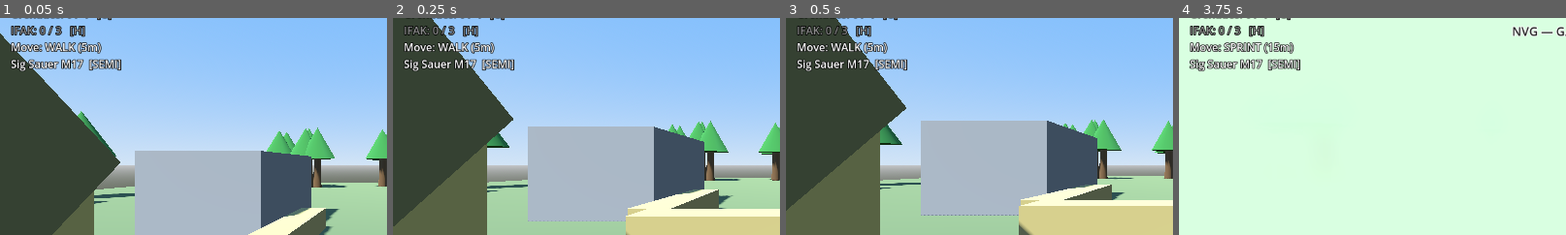
Above: before the commit, frames 1-4 (left to right).
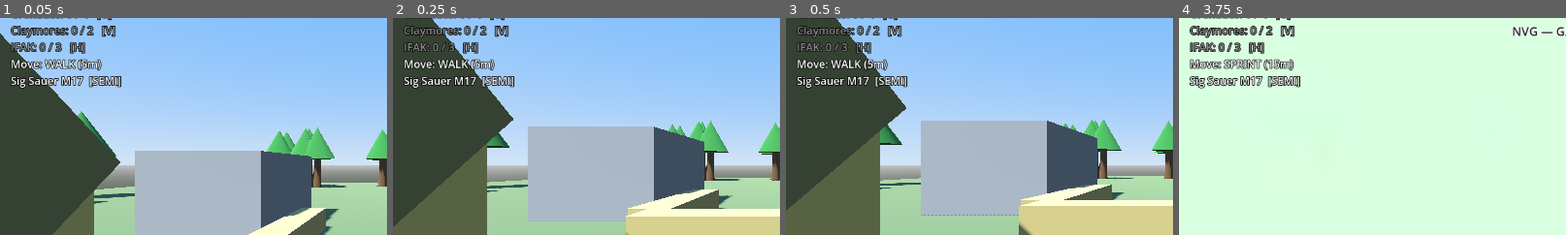
Above: after the commit, the same moments.

Repository: aepibailey/Zombie-Game
Game: Godot game, scene res://scenes/Main.tscn
Same seed, same stepped clock (60 frames per second), same inputs: the game is played once before the commit and once after it.
Inputs (mouse positions are % of the whole screen's width and height, from its top left):
- Up to frame 1 (0.05 s): no input
- Up to frame 2 (0.25 s): no input
- Up to frame 3 (0.5 s): no input
- Up to frame 4 (3.75 s): tap Enter at 0.5 s; move the mouse to (55, 50) at 0.52 s; hold W from 0.53 s (still down); tap G (equip_grenade) at 0.6 s; click (55, 50) at 0.67 s; tap Space at 0.77, 1.52, 3.02, 3.5 s; move the mouse to (45, 50) at 1.27 s; tap E (interact) at 1.35 s; move the mouse to (52, 48) at 2.02 s; tap N (nvg_toggle) at 2.1 s; move the mouse to (49, 52) at 2.77 s; tap Y at 2.85 s; click (49, 52) at 2.92 s; move the mouse to (57, 51) at 3.52 s; hold Shift from 3.53 s (still down)
The pictures show only the part of the screen within x 0-50%, y 16-66%; the shares and areas given below are measured in that part.

The runs differ from the first frame. In frame 1, 3.9% of the frame differs, in the area x 2-32%, y 3-33%; in frame 2, 3.5%; in frame 3, 3.4%; in frame 4, 4.0%.

Commit message:
Claymore gate 2: store item, inventory, HUD count
Purely additive — 71 insertions, 0 deletions. No existing line was
modified, so grenades, the resupply drop and every other store tab are
untouched by construction.

- StoreCatalog: "claymore" in EQUIPMENT, CLAYMORE_COST 15, day_only,
  repeatable. Sits beside the grenade as a separate line item.
- Player: claymores count, claymore_max_carry (2, exported),
  starting_claymores (0, exported for playtesting), claymore_changed,
  grant_claymores()/claymores_full().
- Player.apply_store_purchase() gains a "claymore" branch inside the
  existing "equipment" arm; store_item_blocked() gains the cap line.
  owns_store_item() needed nothing — its `_` default already returns
  false, which is right for a repeatable. This is exactly the two-edit
  cost the step-3 audit predicted for a new equipment kind.
- HUD: "Claymores: N / 2  [V]" under the grenade line, same treatment.

grant_claymores() is deliberately NOT merged with grant_grenades() into a
generic grant_equipment(kind, n). They are independent inventories with
independent caps; a shared function would take the counter and the max as
arguments anyway, so the only thing sharing buys is an indirection between
a purchase and the field it changes.

Keybind: V (physical 86). Verified unbound — C is crouch, and the full
keycode sweep shows V, X and F free. The input-map action lands with the
equip handler in gate 3.

Co-Authored-By: Claude Opus 5 <noreply@anthropic.com>
Claude-Session: https://claude.ai/code/session_01GYUJQnPzi923Fa9UGz9bkd

Diff:
--- a/scripts/HUD.gd
+++ b/scripts/HUD.gd
@@ -15,6 +15,7 @@
 var _health_label: Label
 var _ammo_label: Label
 var _grenade_label: Label
+var _claymore_label: Label
 var _state_label: Label
 var _supp_label: Label
 var _msg_label: Label
@@ -57,6 +58,9 @@
 	# Directly under the ammo readout: grenades are ordnance you're carrying,
 	# and the two get checked together before pushing out.
 	_grenade_label = _mk(panel)
+	# Carried ordnance reads as one block: grenades then claymores, both under
+	# the ammo line and both above the IFAK.
+	_claymore_label = _mk(panel)
 	_ifak_label = _mk(panel)
 	_state_label = _mk(panel)
 	_supp_label = _mk(panel)
@@ -311,8 +315,10 @@
 	player.grenade_changed.connect(_on_grenade_changed)
 	player.grenade_equipped_changed.connect(_on_grenade_equipped_changed)
 	_on_ifak_changed(player.ifaks, player.ifak_max_carry)
+	player.claymore_changed.connect(_on_claymore_changed)
 	_on_grenade_changed(player.grenades, player.grenade_max_carry)
 	_on_grenade_equipped_changed(player.grenade_equipped)
+	_on_claymore_changed(player.claymores, player.claymore_max_carry)
 	# The player's _ready() emitted its initial values before we connected,
 	# so pull the current state once to seed the labels.
 	_on_ammo_changed(player.ammo, player.reserve)
@@ -387,6 +393,14 @@
 		col = Color(1.0, 0.85, 0.4)
 	_grenade_label.add_theme_color_override("font_color", col)
 
+## Same visual treatment as the grenade line: greyed at zero, and (once the
+## equip state lands in the next gate) amber while held. The count is CARRIED
+## claymores — emplaced ones are in the world and are not in this number.
+func _on_claymore_changed(count: int, max_count: int) -> void:
+	_claymore_label.text = "Claymores: %d / %d   [V]" % [count, max_count]
+	_claymore_label.add_theme_color_override("font_color",
+		Color(0.55, 0.55, 0.55) if count <= 0 else Color(1, 1, 1))
+
 func _on_ifak_changed(count: int, max_count: int) -> void:
 	_ifak_label.text = "IFAK: %d / %d   [H]" % [count, max_count]
 	_ifak_label.add_theme_color_override("font_color",
--- a/scripts/Player.gd
+++ b/scripts/Player.gd
@@ -13,6 +13,7 @@
 signal ifak_changed(count: int, max_count: int)
 signal ifak_progress(active: bool, progress: float)
 signal grenade_changed(count: int, max_count: int)
+signal claymore_changed(count: int, max_count: int)
 ## Equip state changed. The trajectory preview and the HUD both key off this
 ## rather than polling.
 signal grenade_equipped_changed(equipped: bool)
@@ -169,6 +170,15 @@
 ## playtested before the store tab exists — set it in the inspector.
 @export var starting_grenades: int = 0
 
+# --- Claymore --------------------------------------------------------------
+## Carry cap is deliberately separate from the grenade's: they are independent
+## inventories with independent caps, so nothing is shared but the pattern.
+@export var claymore_max_carry: int = 2
+## Bought at the crate (EQUIPMENT tab), never issued and never in a resupply
+## drop. Exposed for the same reason as starting_grenades — so emplacement and
+## detonation can be playtested without shopping first.
+@export var starting_claymores: int = 0
+
 # --- IFAK ------------------------------------------------------------------
 ## A 4-second commitment, not an instant heal: it forces the player to break
 ## contact before patching up, rather than button-mashing through a fight.
@@ -251,6 +261,13 @@
 ## other one is ignored, because the throw type is committed at press.
 var _cook_button := -1
 var _cook_underhand := false
+
+# --- Claymore state --------------------------------------------------------
+## Carried count — what's in the pack, NOT what's emplaced in the world.
+## There is no cap on how many are emplaced; the cap is on carry only.
+## Persists across nights and is never restocked at dawn.
+var claymores := 0
+
 var ammo := 0                         # rounds in the current weapon's magazine
 var reserve := 0                      # mirror of AmmoManager reserve for the current weapon
 var reloading := false
@@ -357,6 +374,8 @@
 	# the same grant path as everything else so the cap holds even here.
 	grenades = 0
 	grant_grenades(starting_grenades)
+	claymores = 0
+	grant_claymores(starting_claymores)
 	# Reserve changes (crate purchases, supply drops) keep the HUD honest.
 	AmmoManager.reserve_changed.connect(_on_reserve_changed)
 
@@ -1199,6 +1218,28 @@
 func grenades_full() -> bool:
 	return grenades >= grenade_max_carry
 
+# --- Claymore inventory ---------------------------------------------------
+## Single capped grant path, same shape as grant_grenades(): a store purchase
+## and a recovered-from-the-ground claymore both come through here, so the
+## carry cap has exactly one enforcement point. Returns how many were ACTUALLY
+## taken, so a caller at the cap can react rather than silently losing one.
+##
+## Deliberately NOT merged with grant_grenades() into a generic
+## grant_equipment(kind, n): the two are independent inventories with
+## independent caps, and a shared function would need the counter and the max
+## passed in anyway — all the sharing would buy is one more indirection
+## between a purchase and the field it changes.
+func grant_claymores(count: int = 1) -> int:
+	var before := claymores
+	claymores = mini(claymore_max_carry, claymores + maxi(0, count))
+	var taken := claymores - before
+	if taken > 0:
+		claymore_changed.emit(claymores, claymore_max_carry)
+	return taken
+
+func claymores_full() -> bool:
+	return claymores >= claymore_max_carry
+
 # --- Laser (beam + terminal dot) -----------------------------------------
 func _build_laser() -> void:
 	# Beam: a unit-height cylinder scaled to the hit distance each frame.
@@ -2031,6 +2072,10 @@
 				# only ever be enforced in one place.
 				grant_grenades(1)
 				return "Grenade stowed (%d/%d)." % [grenades, grenade_max_carry]
+			if item.id == "claymore":
+				# Same capped grant path Day-phase recovery uses.
+				grant_claymores(1)
+				return "Claymore stowed (%d/%d)." % [claymores, claymore_max_carry]
 	return ""
 
 ## Repeatable items are never "owned", but a full pouch blocks further
@@ -2049,6 +2094,8 @@
 		return "CARRYING %d/%d" % [ifaks, ifak_max_carry]
 	if item.kind == "equipment" and item.id == "grenade" and grenades_full():
 		return "CARRYING %d/%d" % [grenades, grenade_max_carry]
+	if item.kind == "equipment" and item.id == "claymore" and claymores_full():
+		return "CARRYING %d/%d" % [claymores, claymore_max_carry]
 	return ""
 
 ## Prerequisite satisfied? Prereqs may name a weapon id or a non-weapon item id.
--- a/scripts/StoreCatalog.gd
+++ b/scripts/StoreCatalog.gd
@@ -45,6 +45,10 @@
 ## real cost of leaning on grenades is 24 points per full load-out plus a trip
 ## to the crate in daylight.
 const GRENADE_COST := 6
+## 2.5x a grenade. It is emplaced rather than thrown, so it costs a Day trip
+## and a decision about which lane to cover — but it is recoverable, so a
+## claymore that never fires is not spent. Capped at 2 carried.
+const CLAYMORE_COST := 15
 
 ## Weapon-specific attachment costs (flat, not derived from weapon cost).
 const FOREGRIP_COST := 12          # HK 416
@@ -174,6 +178,12 @@
 		"display_name": "Hand Grenade", "cost": GRENADE_COST, "repeatable": true,
 		"day_only": true,
 		"description": "4m lethal / 9m blast. Carry up to 4. Never restocked at dawn.",
+	}))
+	items.append(_mk({
+		"id": "claymore", "category": "EQUIPMENT", "kind": "equipment",
+		"display_name": "M18A1 Claymore", "cost": CLAYMORE_COST, "repeatable": true,
+		"day_only": true,
+		"description": "Emplaced directional mine. 60° front arc, 10m. Carry 2, recoverable by day.",
 	}))
 
 func _mk(d: Dictionary) -> StoreItem:
